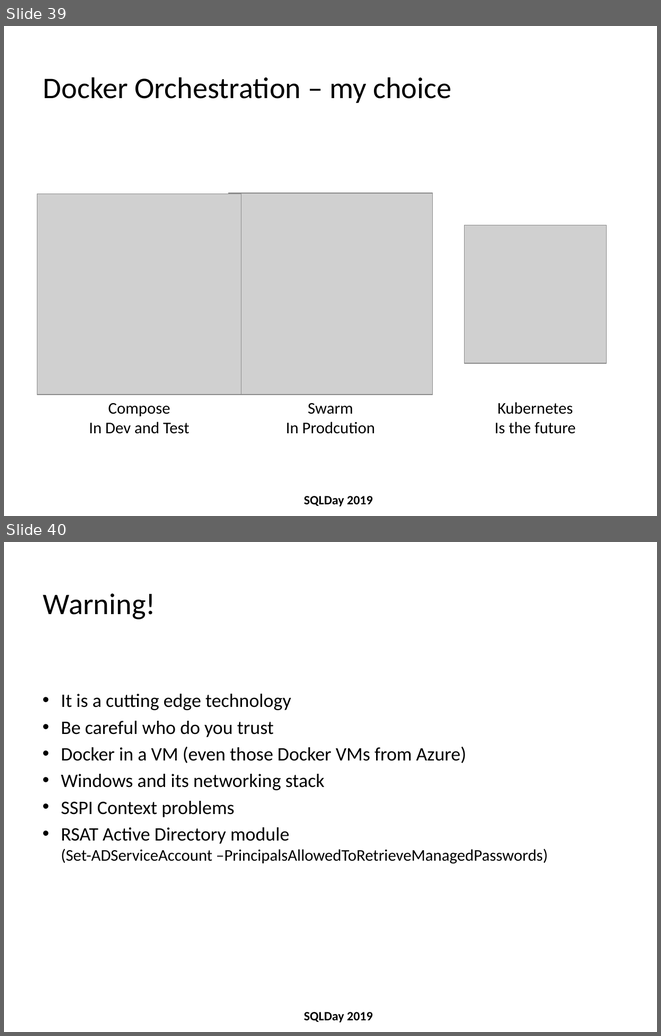
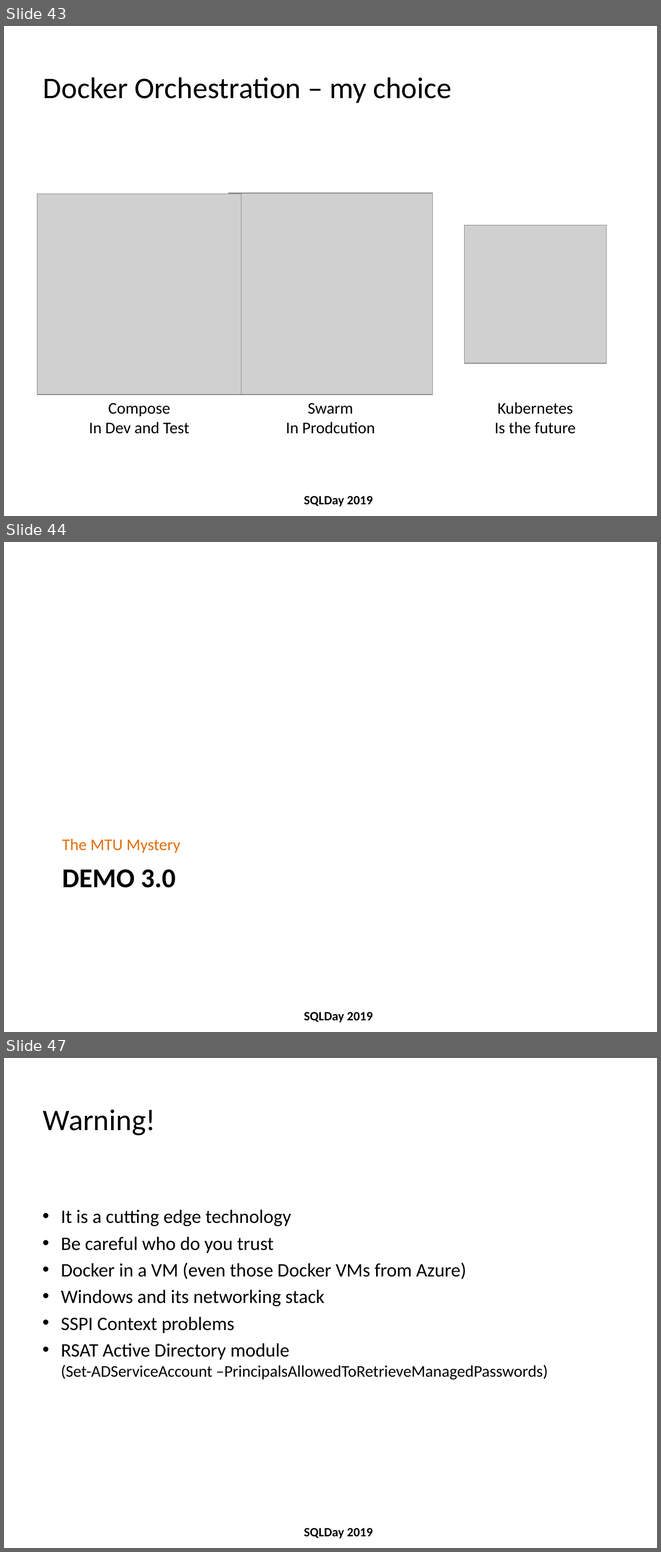
Before and after one commit to michalporeba/sharing, a slide deck: dbas-docker-guide/dbas-docker-guide v1.pptx. Shown one above the other, each under a label of ours: slides 39 and 40 before the commit, slides 43, 44 and 47 after it; the slides between them are not shown. The pictures are 661x1036 and 661x1552 pixels, drawn with LibreOffice and Linux fonts; fonts in the diff are those of the drawing; grey boxes stand for pictures; background and template pictures are left out. Boxes give left, top, right and bottom in pixels: in the first picture for what was removed or moved away, otherwise in the second. Text is boxed around its words. In the diff, an @@ line names an element or a change of style, - is before the commit and + after.

```diff
--- a/dbas-docker-guide/dbas-docker-guide v1.pptx
+++ b/dbas-docker-guide/dbas-docker-guide v1.pptx
@@ slide 44 added at (4, 542, 657, 1032), background picture (left out); not listed: 1 template element that a slide beside it also shows @@
@@ text added at (62, 838, 180, 853), 18 pt, text #E46C0A @@
+The MTU Mystery
@@ title added at (62, 869, 176, 888), 30 pt, text #000000, bold @@
+DEMO 3.0
@@ what was slide 39 is now slide 43 @@
@@ what was slide 40 is now slide 47 @@
```
Also in this commit, not shown: 16 slides changed, 6 other slides added, 1 other file.
